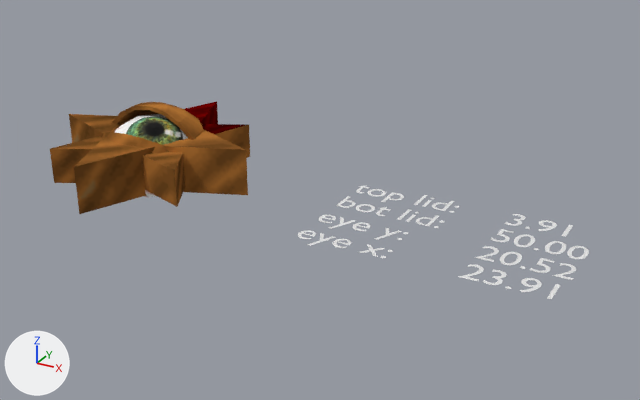
The Blender file test_compass3/objsrc/compass3.blend, before and after one commit.
One viewpoint serves both versions: a camera (50 mm lens) standing at (2.47, -2.94, 1.4) and looking at (0.84, 0.02, -0.08). Arrows for +X, +Y and +Z are at lower left; the lights stay in place.

Objects in the first picture: '@s00lidtop', '@s01lidbot', '@s03ball', 'Text', 'compass'.
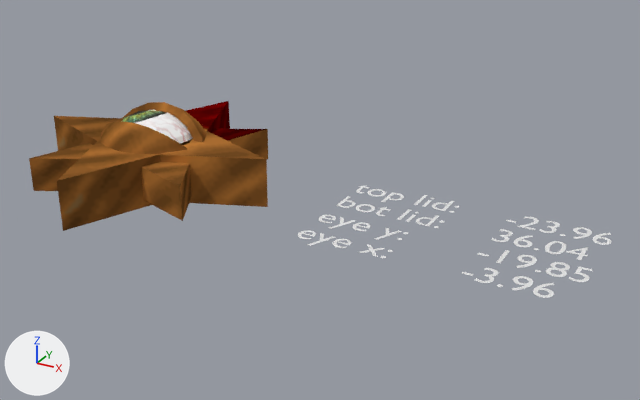
ob_z_cutout is not drawn itself; it is used by a modifier of ob_aa_originalmess, ob_compass.
ob_z_semicardinals is not drawn itself; it is used by a modifier of ob_compass.

Location of each change, [x1, y1, x2, y2] in pixels of the pictures (640 x 400 px; the box of a moved part takes in the faces that stretch with it):
'compass', mesh rescaled, reshaped (19% wider, 15% taller): before [50, 101, 250, 214]; after [29, 101, 268, 231]
'Text', text changed: before [298, 185, 589, 300]; after [298, 185, 612, 298]
'@s01lidbot', reshaped, turned: before [102, 132, 169, 153]; after [100, 121, 187, 162]
'@s03ball', moved, turned: before [115, 114, 188, 198]; after [122, 110, 192, 143]
'@s00lidtop', turned: before [112, 102, 204, 140]; after [119, 102, 206, 142]
part 1 of me_sphere_012, shading changed: before [102, 132, 169, 153]; after [100, 121, 186, 162]
part 2 of me_combine_002, moved or reshaped: before [69, 101, 248, 214]; after [54, 101, 268, 231]
part 3 of me_combine_003, moved or reshaped: before [50, 124, 250, 207]; after [29, 129, 268, 221]

Diff of the bpy script that builds the scene:
```diff
--- a/test_compass3/objsrc/compass3.blend.py
+++ b/test_compass3/objsrc/compass3.blend.py
@@ me_sphere_012 @@
 # used by ob_s01lidbot; location = (0.0, 0.0, -0.02); rotation_euler = (0.873, 0.0, 0.0), in degrees (50, 0, 0)
-me_sphere_012.from_pydata(...)  # 22 vertices, 18 faces; spans x -0.227..0.227, y -0.227..0.0, z 0.108..0.226
+me_sphere_012.from_pydata(...)  # 29 vertices, 24 faces; spans x -0.249..0.249, y -0.249..0.0, z 0.041..0.226
+# me_sphere_012 part 1: 18 kept faces spanning x -0.227..0.227, y -0.227..0.0, z 0.108..0.226 are now shaded smooth
 me_sphere_012.materials.append(mat_cstar1_png)
@@ me_combine_002 @@
 me_combine_002.from_pydata(...)  # 16 vertices, 10 faces; spans x -0.5..0.5, y -0.5..0.5, z -0.122..0.09
 # used by ob_compass; location = (0.0, 0.0, 0.0)
+# me_combine_002 part 2: the whole mesh is scaled about its middle by (1.2, 1.2, 1.04), then moved by (0.0, 0.0, -0.029)
 me_combine_002.materials.append(mat_cstar1_png)
@@ me_combine_003 @@
 me_combine_003.from_pydata(...)  # 16 vertices, 10 faces; spans x -0.342..0.342, y -0.342..0.342, z -0.097..0.064
 # used by ob_z_semicardinals; location = (0.0, 0.0, 0.0)
+# me_combine_003 part 3: the whole mesh is scaled about its middle by (1, 1, 0.793), then moved by (0.0, 0.0, -0.017)
 me_combine_003.materials.append(mat_cstar2_png)
@@ txt_text @@
 txt_text = bpy.data.curves.new('Text', 'FONT')
-txt_text.body = 'top lid:\t3.91\nbot lid:\t50.00\neye y:\t20.52\neye x:\t23.91\n'
+txt_text.body = 'top lid:\t-23.96\nbot lid:\t36.04\neye y:\t-19.85\neye x:\t-3.96\n'
@@ ob_s03ball @@
 ob_s03ball = bpy.data.objects.new('@s03ball', me_sphere_008)
-ob_s03ball.location = (0.0, 0.0, -0.09)
-ob_s03ball.rotation_euler = (0.417, 0.358, 0.0766)  # degrees (24, 21, 4.4)
+ob_s03ball.location = (0.0, 0.0, -0.085)
+ob_s03ball.rotation_euler = (-0.0692, -0.346, 0.0121)  # degrees (-4, -20, 0.7)
 ob_s03ball.scale = (0.918, 0.918, 0.918)
@@ ob_s00lidtop @@
 ob_s00lidtop.location = (0.0, 0.0, -0.02)
-ob_s00lidtop.rotation_euler = (0.0683, 0.0, 0.0)  # degrees (3.9, 0, 0)
+ob_s00lidtop.rotation_euler = (-0.418, 0.0, 0.0)  # degrees (-24, 0, 0)
 _m = ob_s00lidtop.modifiers.new('Solidify', 'SOLIDIFY')
@@ ob_s01lidbot @@
 ob_s01lidbot.location = (0.0, 0.0, -0.02)
-ob_s01lidbot.rotation_euler = (0.873, 0.0, 0.0)  # degrees (50, 0, 0)
+ob_s01lidbot.rotation_euler = (0.629, 0.0, 0.0)  # degrees (36, 0, 0)
 _m = ob_s01lidbot.modifiers.new('Solidify', 'SOLIDIFY')
@@ ob_z_cutout @@
 ob_z_cutout = bpy.data.objects.new('z.cutout', me_cylinder_001)
-ob_z_cutout.location = (0.0, 0.0, 0.159)
+ob_z_cutout.location = (0.0, 0.0, 0.135)
 _m = ob_z_cutout.modifiers.new('Bevel', 'BEVEL')
@@ ob_z_semicardinals @@
 ob_z_semicardinals = bpy.data.objects.new('z.semicardinals', me_combine_003)
-ob_z_semicardinals.location = (0.0, 0.0, 0.0)
+ob_z_semicardinals.location = (0.0, 0.0, -0.00585)
+ob_z_semicardinals.scale = (1.2, 1.2, 1.2)
 ob_z_semicardinals.hide_set(True)
```
